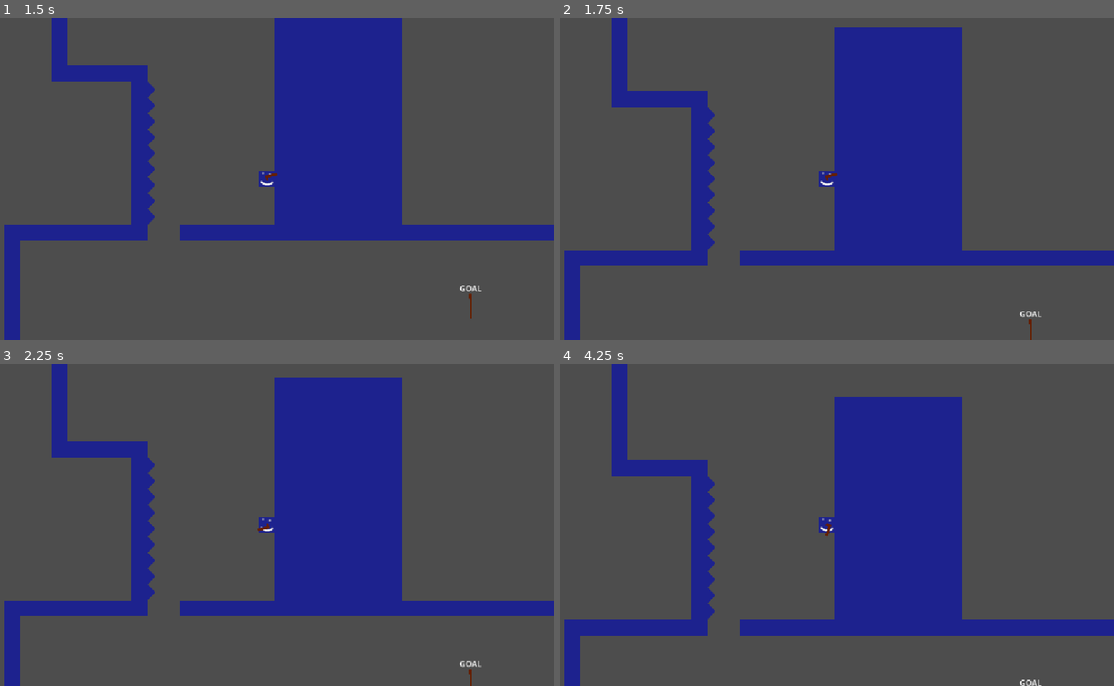
Above: before the commit, frames 1-4 (two rows, left to right).
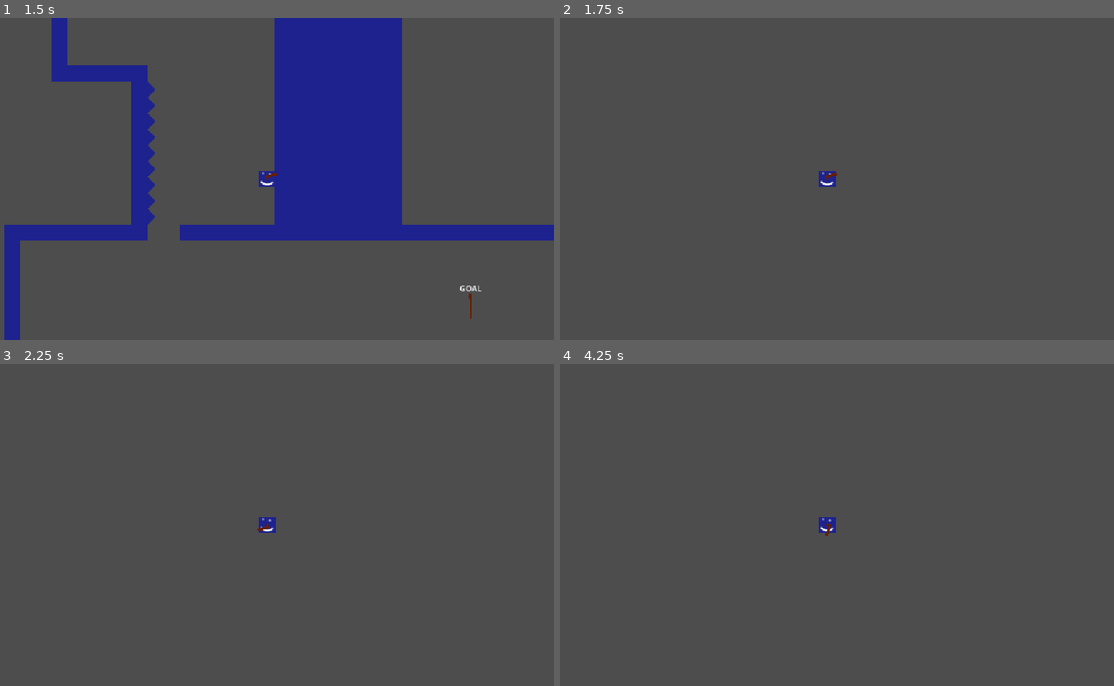
Above: after the commit, the same moments.

Repository: ejoit/Shooter-Game
Game: Godot game, scene res://Scenes/tile_screen.tscn
Two runs of this game, one before a commit and one after it. Both use one fixed random seed, a clock stepped at 60 frames per second and the inputs below.
Inputs (mouse positions are in pixels of both pictures, inside the frame that each line leads up to):
- Up to frame 1 (1.5 s): click "START" at 0.5 s; tap Enter (ui_accept) at 1.25 s; move the mouse to (393, 162) at 1.27 s; hold Right (ui_right) from 1.28 s (still down); click (393, 162) at 1.35 s
- Up to frame 2 (1.75 s): keep holding Right (ui_right); tap Enter (ui_accept) at 1.52 s
- Up to frame 3 (2.25 s): keep holding Right (ui_right); move the mouse to (155, 541) at 2.02 s; click (155, 541) at 2.1 s
- Up to frame 4 (4.25 s): tap Enter (ui_accept) at 2.27, 3.77 s; move the mouse to (886, 454) at 2.77 s; release Right (ui_right) at 2.78 s; hold Left (ui_left) 2.78-3.53 s; click (886, 454) at 2.85 s; move the mouse to (798, 589) at 3.52 s; hold Right (ui_right) from 3.53 s (still down); click (798, 589) at 3.6 s

Frame 1 is identical in both runs. In frame 2, 24% of the frame differs, in the area x 0-100%, y 0-100%; in frame 3, 24%; in frame 4, 25%.

Commit message:
Got the level changer scalable

Diff:
--- a/Levels/Test-Levels/TestLevel-0.tscn
+++ b/Levels/Test-Levels/TestLevel-0.tscn
@@ -5,6 +5,7 @@
 [ext_resource type="TileSet" uid="uid://b2mrkqq46pcai" path="res://TileSets/new_tile_set.tres" id="2_wmsvh"]
 [ext_resource type="PackedScene" uid="uid://dihji23xxltkc" path="res://Scenes/checkpoint.tscn" id="3_42iae"]
 [ext_resource type="PackedScene" uid="uid://be8qbmt0fe144" path="res://Scenes/player.tscn" id="4_qcqbd"]
+[ext_resource type="PackedScene" uid="uid://d1h0g6r6s2ktn" path="res://Scenes/level_swaper.tscn" id="6_wmsvh"]
 
 [node name="TestLevel1" type="Node2D" unique_id=1905336947]
 script = ExtResource("1_k2qmv")
@@ -57,3 +58,7 @@
 
 [node name="Player" parent="." unique_id=591046258 instance=ExtResource("4_qcqbd")]
 position = Vector2(88, -224)
+
+[node name="Level_Swaper" parent="." unique_id=2049589459 instance=ExtResource("6_wmsvh")]
+position = Vector2(104, -16)
+next_level = "res://Levels/Test-Levels/TestLevel-1.tscn"
--- a/Scenes/level_swaper.tscn
+++ b/Scenes/level_swaper.tscn
@@ -1,8 +1,15 @@
 [gd_scene format=3 uid="uid://d1h0g6r6s2ktn"]
 
 [ext_resource type="Script" uid="uid://dslyeugexiiim" path="res://Scripts/level_swaper.gd" id="1_dg5fl"]
+
+[sub_resource type="RectangleShape2D" id="RectangleShape2D_dg5fl"]
 
 [node name="Level_Swaper" type="Node2D" unique_id=2049589459]
 script = ExtResource("1_dg5fl")
 
 [node name="Area2D" type="Area2D" parent="." unique_id=794699582]
+
+[node name="CollisionShape2D" type="CollisionShape2D" parent="Area2D" unique_id=195817453]
+shape = SubResource("RectangleShape2D_dg5fl")
+
+[connection signal="body_entered" from="Area2D" to="." method="_on_area_2d_body_entered"]
--- a/Scripts/level_swaper.gd
+++ b/Scripts/level_swaper.gd
@@ -1,11 +1,12 @@
 extends Node2D
+@export var next_level = ""
 
 func _on_area_2d_body_entered(body: Node2D) -> void:
 	print("aaaaaaa")
 	if body.is_in_group("player"):
 		#$LevelComplete.play()
 		await get_tree().create_timer(0.3).timeout
-		get_tree().change_scene_to("")
+		get_tree().change_scene_to_file(next_level)
 
 # Called when the node enters the scene tree for the first time.
 func _ready() -> void:
